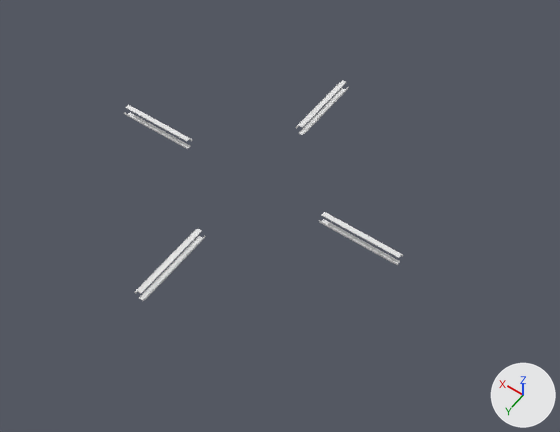
The OBJ model cosmodrone/assets/station-parts/generated/solar_rotator_frame.obj as it was, and as the next commit left it.
One viewpoint serves both versions: a camera (50 mm lens) standing at (-4.13, 5.19, 7.69) and looking at (-0.51, 0.1, -0.3). The lights are fixed; the arrows at lower right show +X, +Y and +Z. Materials are left out; every surface is plain grey. Where no turn or scale is listed for an object, it has been applied to the vertices.

Script lines for the objects in view, before the commit:
```python
me_solar_rotator_frame_cube_135 = bpy.data.meshes.new('Solar_Rotator_Frame_Cube.135')
me_solar_rotator_frame_cube_135.from_pydata(...)  # 128 vertices, 192 faces; spans x -2.2..2.2, y -2.2..2.2, z -0.08..0.08
ob_solar_rotator_frame_cube_135 = bpy.data.objects.new('Solar_Rotator_Frame_Cube.135', me_solar_rotator_frame_cube_135)
ob_solar_rotator_frame_cube_135.location = (0.0, 0.0, 0.0)
```
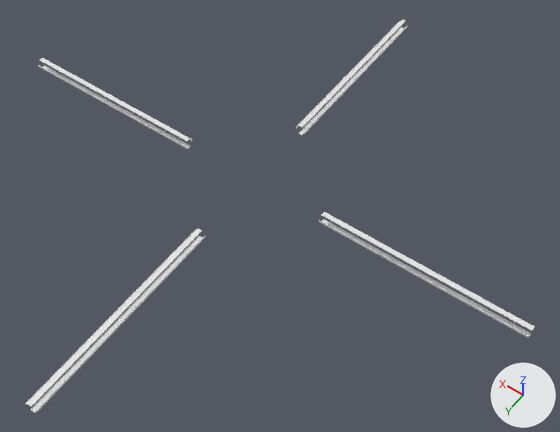
What changed in the scene script:
```text
Change me_solar_rotator_frame_cube_135:
    where me_solar_rotator_frame_cube_135.from_pydata(...)  # 128 vertices, 192 faces; spans x -2.2..2.2, y -2.2..2.2, z -0.08..0.08
    used by ob_solar_rotator_frame_cube_135; location = (0.0, 0.0, 0.0)
    me_solar_rotator_frame_cube_135 part 1: a new loose piece, a box spanning x -0.0314..0.0314, y -3.904..-1.0836, z -0.0786..-0.0699
    me_solar_rotator_frame_cube_135 part 2: a new loose piece, a box spanning x -0.0314..0.0314, y -3.904..-1.0836, z 0.0699..0.0786
    me_solar_rotator_frame_cube_135 part 3: a new loose piece, a box spanning x 0.0699..0.0786, y -3.904..-1.0836, z -0.0151..0.0151
    me_solar_rotator_frame_cube_135 part 4: a new loose piece, a box spanning x -0.0786..-0.0699, y -3.904..-1.0836, z -0.0151..0.0151
    me_solar_rotator_frame_cube_135 part 5: a new loose piece, a box spanning x 1.0836..3.904, y -0.0314..0.0314, z -0.0786..-0.0699
    me_solar_rotator_frame_cube_135 part 6: a new loose piece, a box spanning x 1.0836..3.904, y -0.0314..0.0314, z 0.0699..0.0786
    me_solar_rotator_frame_cube_135 part 7: a new loose piece, a box spanning x 1.0836..3.904, y 0.0699..0.0786, z -0.0151..0.0151
    me_solar_rotator_frame_cube_135 part 8: a new loose piece, a box spanning x -0.0314..0.0314, y 1.0836..3.904, z -0.0786..-0.0699
    me_solar_rotator_frame_cube_135 part 9: a new loose piece, a box spanning x -0.0314..0.0314, y 1.0836..3.904, z 0.0699..0.0786
    me_solar_rotator_frame_cube_135 part 10: a new loose piece, a box spanning x -0.0786..-0.0699, y 1.0836..3.904, z -0.0151..0.0151
    me_solar_rotator_frame_cube_135 part 11: a new loose piece, a box spanning x 0.0699..0.0786, y 1.0836..3.904, z -0.0151..0.0151
    me_solar_rotator_frame_cube_135 part 12: a new loose piece, a box spanning x -3.904..-1.0836, y -0.0314..0.0314, z -0.0786..-0.0699
    me_solar_rotator_frame_cube_135 part 13: a new loose piece, a box spanning x -3.904..-1.0836, y -0.0314..0.0314, z 0.0699..0.0786
    me_solar_rotator_frame_cube_135 part 14: a new loose piece, a box spanning x -3.904..-1.0836, y -0.0786..-0.0699, z -0.0151..0.0151
    me_solar_rotator_frame_cube_135 part 15: a new loose piece, a box spanning x -3.904..-1.0836, y 0.0699..0.0786, z -0.0151..0.0151
```

Changed parts and their boxes (x1, y1, x2, y2) in the pictures (560 x 432 px):
'Solar_Rotator_Frame_Cube.135', reshaped (82% wider, 78% taller)
    before: (124, 80, 403, 301)
    after: (25, 19, 535, 413)
part 1 of me_solar_rotator_frame_cube_135, added
    after: (299, 27, 404, 135)
part 2 of me_solar_rotator_frame_cube_135, added
    after: (299, 19, 405, 128)
part 3 of me_solar_rotator_frame_cube_135, added
    after: (296, 22, 399, 129)
part 4 of me_solar_rotator_frame_cube_135, added
    after: (305, 25, 408, 133)
part 5 of me_solar_rotator_frame_cube_135, added
    after: (43, 66, 191, 149)
part 6 of me_solar_rotator_frame_cube_135, added
    after: (39, 58, 190, 141)
part 7 of me_solar_rotator_frame_cube_135, added
    after: (38, 65, 186, 148)
part 8 of me_solar_rotator_frame_cube_135, added
    after: (31, 236, 202, 413)
part 9 of me_solar_rotator_frame_cube_135, added
    after: (27, 229, 202, 407)
part 10 of me_solar_rotator_frame_cube_135, added
    after: (35, 236, 206, 413)
part 11 of me_solar_rotator_frame_cube_135, added
    after: (25, 230, 196, 405)
part 12 of me_solar_rotator_frame_cube_135, added
    after: (322, 219, 531, 336)
part 13 of me_solar_rotator_frame_cube_135, added
    after: (321, 212, 534, 331)
part 14 of me_solar_rotator_frame_cube_135, added
    after: (327, 213, 535, 327)
part 15 of me_solar_rotator_frame_cube_135, added
    after: (319, 220, 529, 338)
